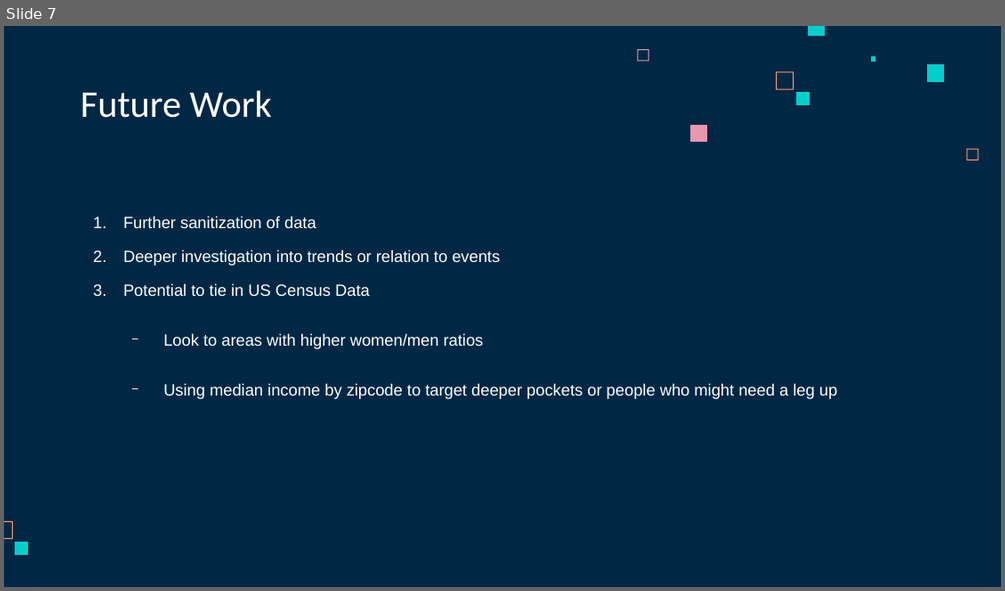
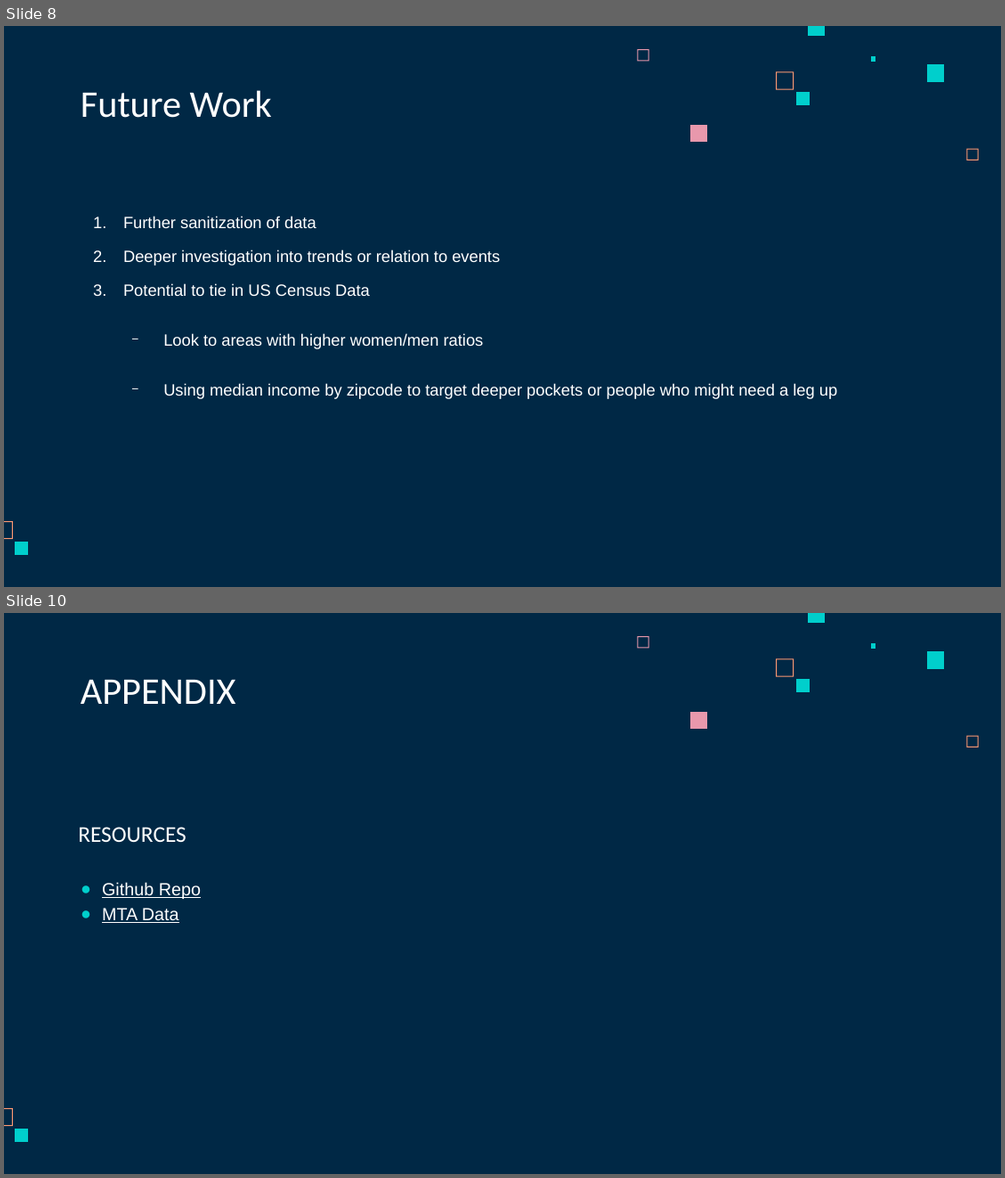
Before and after one commit to maneaterrbug/WTWY_metro_project_MR, a slide deck: deliverables/WTWY_Presentation.odp. Shown one above the other, each under a label of ours: slide 7 before the commit, slides 8 and 10 after it; the slides between them are not shown. The pictures are 1005x591 and 1005x1178 pixels, drawn with LibreOffice and Linux fonts; fonts in the diff are those of the drawing. Boxes give left, top, right and bottom in pixels: in the first picture for what was removed or moved away, otherwise in the second. Text is boxed around its words. In the diff, an @@ line names an element or a change of style, - is before the commit and + after.

```diff
--- a/deliverables/WTWY_Presentation.odp
+++ b/deliverables/WTWY_Presentation.odp
@@ slide 10 added at (4,613,1001,1174), background #002845; not listed: 10 template elements that a slide beside it also shows @@
@@ title added at (81,680,236,704), 30 pt, text #FFFFFF @@
+APPENDIX
@@ text added at (78,827,201,923), 14 pt, text #FFFFFF, underline @@
+RESOURCES
+● Github Repo
+● MTA Data
@@ what was slide 7 is now slide 8 @@
```
Also in this commit, not shown: 2 slides changed, 5 other slides added, 5 slides removed, 2 other files.
